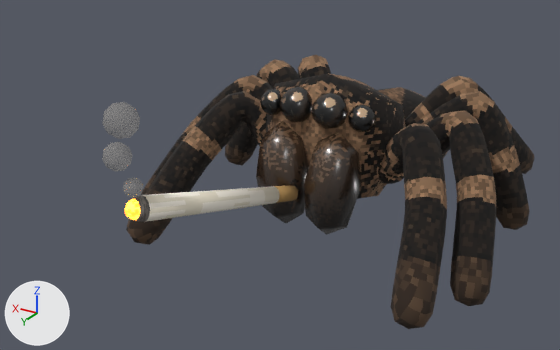
The Blender file assets/spider_variants/jumping_spider_joint.blend, before and after one commit.
Rendered twice from a 50 mm lens placed at (-1.38, 3.04, 1.58), pointed at (0.14, 0.51, 0.32). Every picture has the same lights, and +X, +Y and +Z are marked at lower left. The older version comes first.

Objects in the first picture: 'JumpingSpider', 'joint_ash', 'joint_crutch', 'joint_ember', 'joint_paper', 'joint_smoke_0', 'joint_smoke_1', 'joint_smoke_2'.
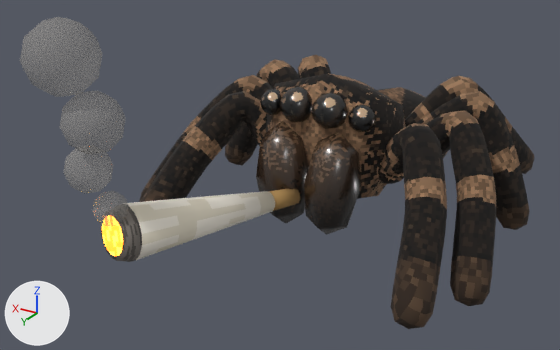
Patch to the scene script:
```diff
--- a/assets/spider_variants/jumping_spider_joint.blend.py
+++ b/assets/spider_variants/jumping_spider_joint.blend.py
@@ me_joint_crutch @@
-me_joint_crutch.from_pydata(...)  # 20 vertices, 12 faces; spans x -0.0084..0.0834, y 0.5887..0.705, z 0.2719..0.3511
+me_joint_crutch.from_pydata(...)  # 20 vertices, 12 faces; spans x -0.0085..0.105, y 0.5703..0.726, z 0.2454..0.3325
+# me_joint_crutch part 1: 20 of 20 vertices moved; they spanned x -0.0084..0.0834, y 0.5887..0.705, z 0.2719..0.3511 and now span x -0.0085..0.105, y 0.5703..0.726, z 0.2454..0.3325; mean shift (0.0093, 0.0009, -0.0239)
 me_joint_crutch.materials.append(mat_joint_crutch)
@@ me_joint_paper @@
-me_joint_paper.from_pydata(...)  # 24 vertices, 14 faces; spans x 0.022..0.284, y 0.68..1.256, z 0.288..0.483
+me_joint_paper.from_pydata(...)  # 32 vertices, 18 faces; spans x 0.027..0.355, y 0.699..1.341, z 0.253..0.471
+# me_joint_paper part 2: the whole mesh is rebuilt
 me_joint_paper.materials.append(mat_joint_paper)
@@ me_joint_ash @@
-me_joint_ash.from_pydata(...)  # 24 vertices, 14 faces; spans x 0.1999..0.2883, y 1.2212..1.2811, z 0.3945..0.4833
+me_joint_ash.from_pydata(...)  # 32 vertices, 18 faces; spans x 0.1663..0.3564, y 1.2747..1.3828, z 0.2734..0.4712
+# me_joint_ash part 3: the whole mesh is rebuilt
 me_joint_ash.materials.append(mat_joint_ash)
@@ me_joint_ember @@
-me_joint_ember.from_pydata(...)  # 52 vertices, 60 faces; spans x 0.2175..0.2859, y 1.2301..1.3021, z 0.4088..0.4808
+me_joint_ember.from_pydata(...)  # 32 vertices, 18 faces; spans x 0.211..0.3434, y 1.3349..1.3814, z 0.3096..0.4482
+# me_joint_ember part 4: 52 vertices removed from x 0.2175..0.2859, y 1.2301..1.3021, z 0.4088..0.4808; 32 vertices added at x 0.211..0.3434, y 1.3349..1.3814, z 0.3096..0.4482
 me_joint_ember.materials.append(mat_joint_ember)
@@ me_joint_smoke_0 @@
-me_joint_smoke_0.from_pydata(...)  # 42 vertices, 80 faces; spans x 0.2184..0.285, y 1.2311..1.3011, z 0.4898..0.5598
+me_joint_smoke_0.from_pydata(...)  # 42 vertices, 80 faces; spans x 0.2191..0.3332, y 1.2948..1.4148, z 0.4185..0.5385
+# me_joint_smoke_0 part 5: the whole mesh is multiplied about its middle by the matrix ((1.714, 0.0, 0.0), (0.0, 1.714, 0.0), (0.0, 0.0, 1.714)), then moved by (0.0244, 0.0887, -0.0464)
 me_joint_smoke_0.materials.append(mat_joint_smoke)
@@ me_joint_smoke_1 @@
-me_joint_smoke_1.from_pydata(...)  # 42 vertices, 80 faces; spans x 0.2441..0.3393, y 1.2361..1.3361, z 0.5848..0.6848
+me_joint_smoke_1.from_pydata(...)  # 42 vertices, 80 faces; spans x 0.25..0.4022, y 1.3048..1.4648, z 0.5385..0.6985
+# me_joint_smoke_1 part 6: the whole mesh is scaled about its middle by 1.6, then moved by (0.0344, 0.0987, -0.0164)
 me_joint_smoke_1.materials.append(mat_joint_smoke)
@@ me_joint_smoke_2 @@
-me_joint_smoke_2.from_pydata(...)  # 42 vertices, 80 faces; spans x 0.1846..0.2988, y 1.2461..1.3661, z 0.7148..0.8348
+me_joint_smoke_2.from_pydata(...)  # 42 vertices, 80 faces; spans x 0.161..0.3512, y 1.3148..1.5148, z 0.6985..0.8985
+# me_joint_smoke_2 part 7: the whole mesh is multiplied about its middle by the matrix ((1.667, 0.0, 0.0), (0.0, 1.667, 0.0), (0.0, 0.0, 1.667)), then moved by (0.0144, 0.1087, 0.0236)
 me_joint_smoke_2.materials.append(mat_joint_smoke)
@@ ob_joint_smoke_3 @@
+ob_joint_smoke_3 = bpy.data.objects.new('joint_smoke_3', me_joint_smoke_3)  # an icosphere of 80 faces spanning x 0.212..0.44, y 1.325..1.565, z 0.878..1.118; in mat_joint_smoke (picture img_joint_smoke_px)
+ob_joint_smoke_3.location = (0.0, 0.0, 0.0)
```

Location of each change, [x1, y1, x2, y2] in pixels of the pictures (560 x 350 px):
'joint_paper', reshaped (7% wider, 89% taller): before [143, 186, 280, 222]; after [128, 191, 275, 260]
'joint_smoke_3', added: after [20, 17, 103, 97]
'joint_smoke_2', reshaped (72% wider, 71% taller): before [102, 102, 140, 139]; after [60, 91, 126, 155]
'joint_smoke_1', moved, rescaled: before [102, 142, 132, 172]; after [63, 148, 114, 194]
'joint_smoke_0', reshaped (81% wider, 68% taller): before [123, 177, 143, 198]; after [92, 191, 129, 227]
'joint_ash', reshaped: before [132, 195, 150, 222]; after [101, 207, 142, 262]
'joint_ember', reshaped: before [125, 199, 140, 220]; after [102, 224, 123, 256]
'joint_crutch', reshaped (32% wider, 26% taller): before [274, 185, 298, 203]; after [268, 188, 300, 211]
